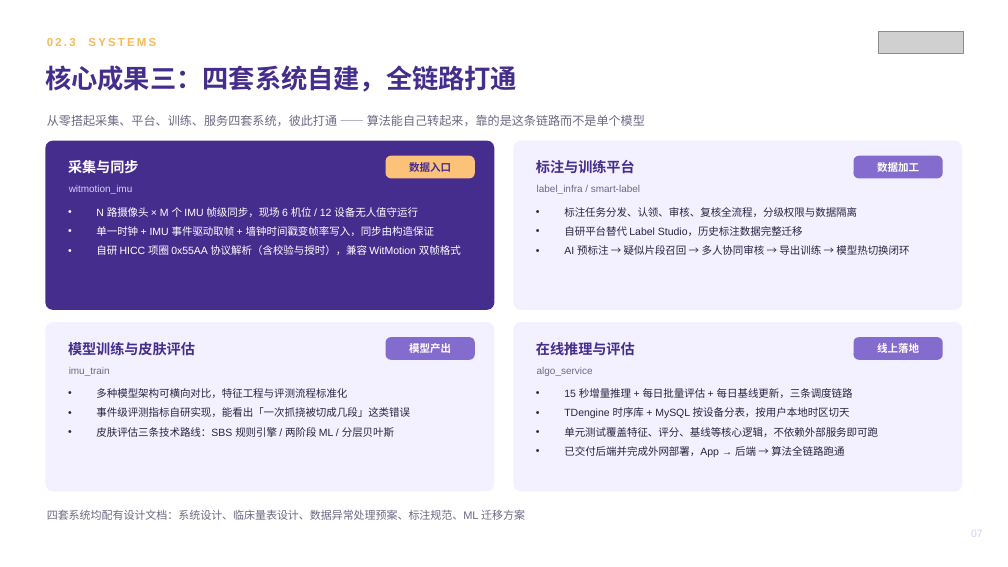
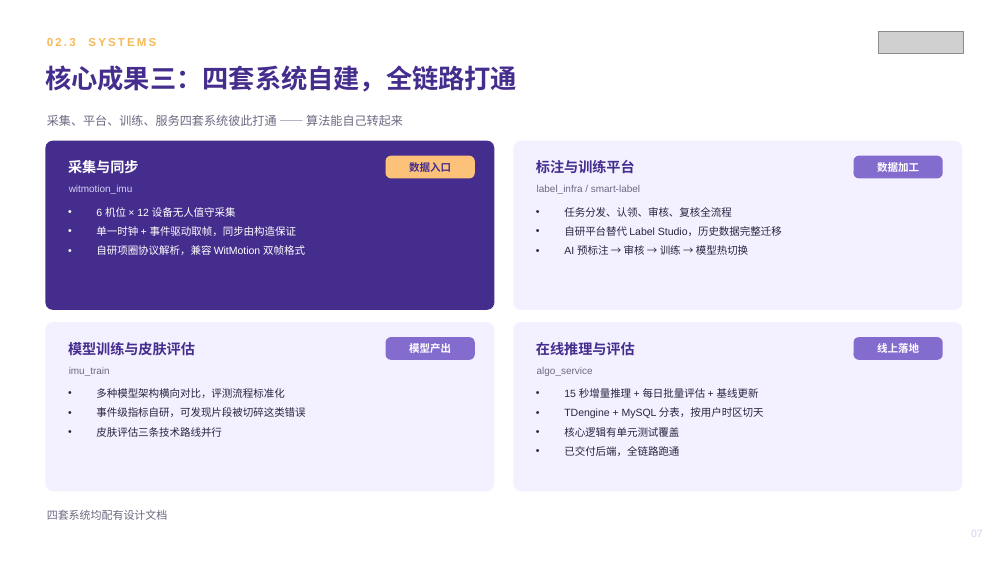
Before and after one commit to zhuyetuo/workplace_soft_skills, a slide deck: slide 7 of 转正述职/转正述职报告-朱业拓.pptx. Drawn at 1008x567 pixels with LibreOffice and Linux fonts; fonts in the diff are those of the drawing; grey boxes stand for pictures. Boxes give left, top, right and bottom in pixels: in the first picture for what was removed or moved away, otherwise in the second. Text is boxed around its words. In the diff, an @@ line names an element or a change of style, - is before the commit and + after.

```diff
--- a/转正述职/转正述职报告-朱业拓.pptx
+++ b/转正述职/转正述职报告-朱业拓.pptx
@@ text at box(47, 115, 403, 126): text changed @@
-从零搭起采集、平台、训练、服务四套系统，彼此打通 —— 算法能自己转起来，靠的是这条链路而不是单个模型
+采集、平台、训练、服务四套系统彼此打通 —— 算法能自己转起来
@@ text at box(96, 207, 305, 255): text changed @@
-• N 路摄像头 × M 个 IMU 帧级同步，现场 6 机位 / 12 设备无人值守运行
-• 单一时钟 + IMU 事件驱动取帧 + 墙钟时间戳变帧率写入，同步由构造保证
-• 自研 HICC 项圈 0x55AA 协议解析（含校验与授时），兼容 WitMotion 双帧格式
+• 6 机位 × 12 设备无人值守采集
+• 单一时钟 + 事件驱动取帧，同步由构造保证
+• 自研项圈协议解析，兼容 WitMotion 双帧格式
@@ text at box(564, 207, 782, 255): text changed @@
-• 标注任务分发、认领、审核、复核全流程，分级权限与数据隔离
-• 自研平台替代 Label Studio，历史标注数据完整迁移
-• AI 预标注 → 疑似片段召回 → 多人协同审核 → 导出训练 → 模型热切换闭环
+• 任务分发、认领、审核、复核全流程
+• 自研平台替代 Label Studio，历史数据完整迁移
+• AI 预标注 → 审核 → 训练 → 模型热切换
@@ text at box(96, 388, 305, 437): text changed @@
-• 多种模型架构可横向对比，特征工程与评测流程标准化
-• 事件级评测指标自研实现，能看出「一次抓挠被切成几段」这类错误
-• 皮肤评估三条技术路线：SBS 规则引擎 / 两阶段 ML / 分层贝叶斯
+• 多种模型架构横向对比，评测流程标准化
+• 事件级指标自研，可发现片段被切碎这类错误
+• 皮肤评估三条技术路线并行
@@ text at box(564, 388, 764, 456): text changed @@
-• 15 秒增量推理 + 每日批量评估 + 每日基线更新，三条调度链路
-• TDengine 时序库 + MySQL 按设备分表，按用户本地时区切天
-• 单元测试覆盖特征、评分、基线等核心逻辑，不依赖外部服务即可跑
-• 已交付后端并完成外网部署，App → 后端 → 算法全链路跑通
+• 15 秒增量推理 + 每日批量评估 + 基线更新
+• TDengine + MySQL 分表，按用户时区切天
+• 核心逻辑有单元测试覆盖
+• 已交付后端，全链路跑通
@@ text at box(47, 510, 168, 520): text changed @@
-四套系统均配有设计文档：系统设计、临床量表设计、数据异常处理预案、标注规范、ML 迁移方案
+四套系统均配有设计文档
```
Also in this commit, not shown: 9 other slides changed, 1 other file.
